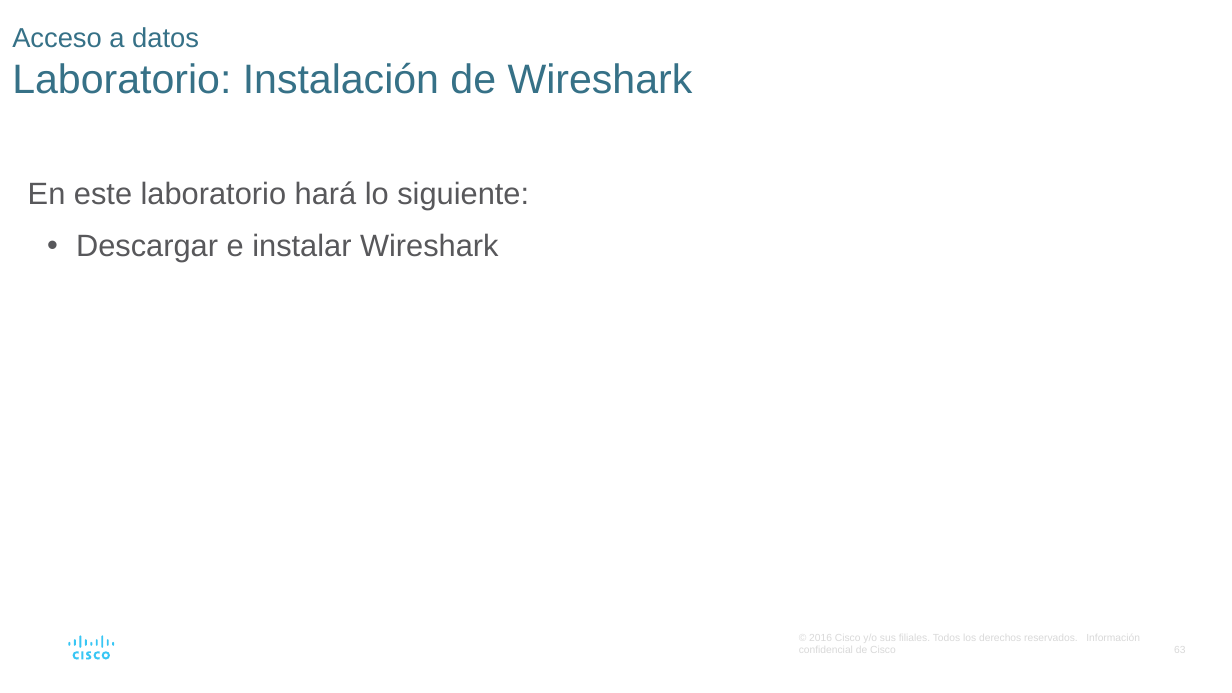
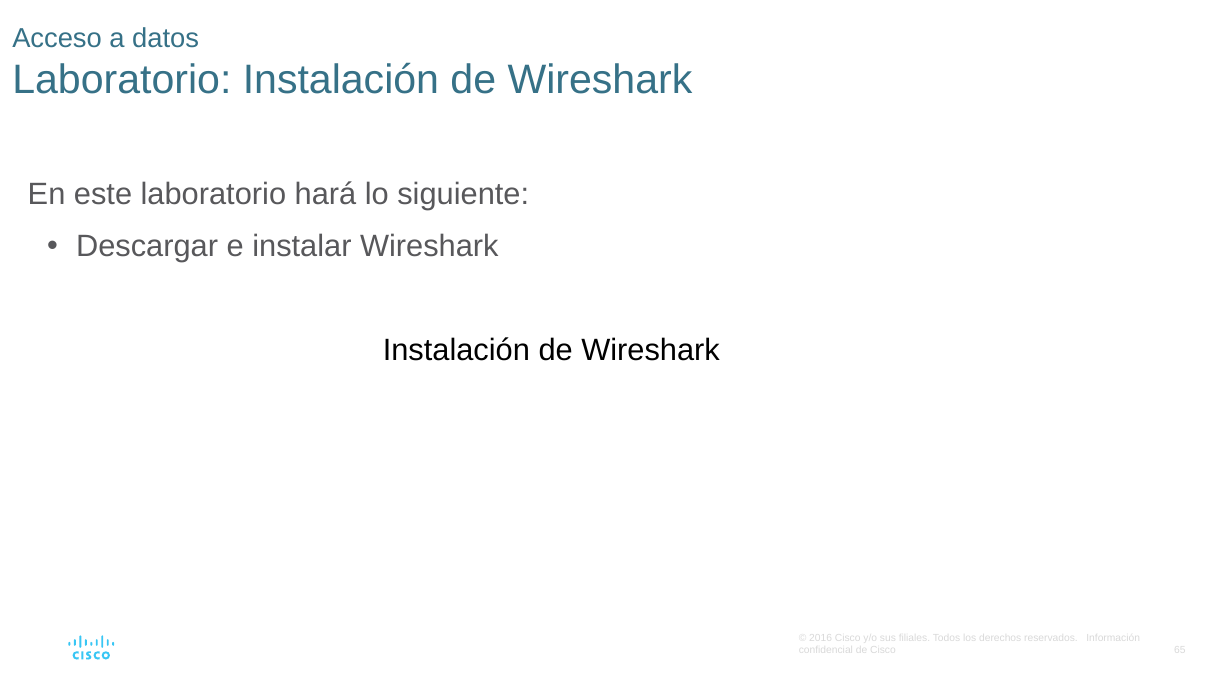
Before and after one commit to giganteavila/PAR, a slide deck: slide 65 of Presentaciones/3-Protocolos_y_modelos.odp (slide 63 before the commit). Drawn at 1232x693 pixels with LibreOffice and Linux fonts; fonts in the diff are those of the drawing. Boxes give left, top, right and bottom in pixels: in the first picture for what was removed or moved away, otherwise in the second. Text is boxed around its words. In the diff, an @@ line names an element or a change of style, - is before the commit and + after.

```diff
--- a/Presentaciones/3-Protocolos_y_modelos.odp
+++ b/Presentaciones/3-Protocolos_y_modelos.odp
@@ text added at <box>383,337,720,361</box>, 18 pt, text #000000 @@
+Instalación de Wireshark
```
Also in this commit, not shown: 8 other slides changed, 3 slides added.
